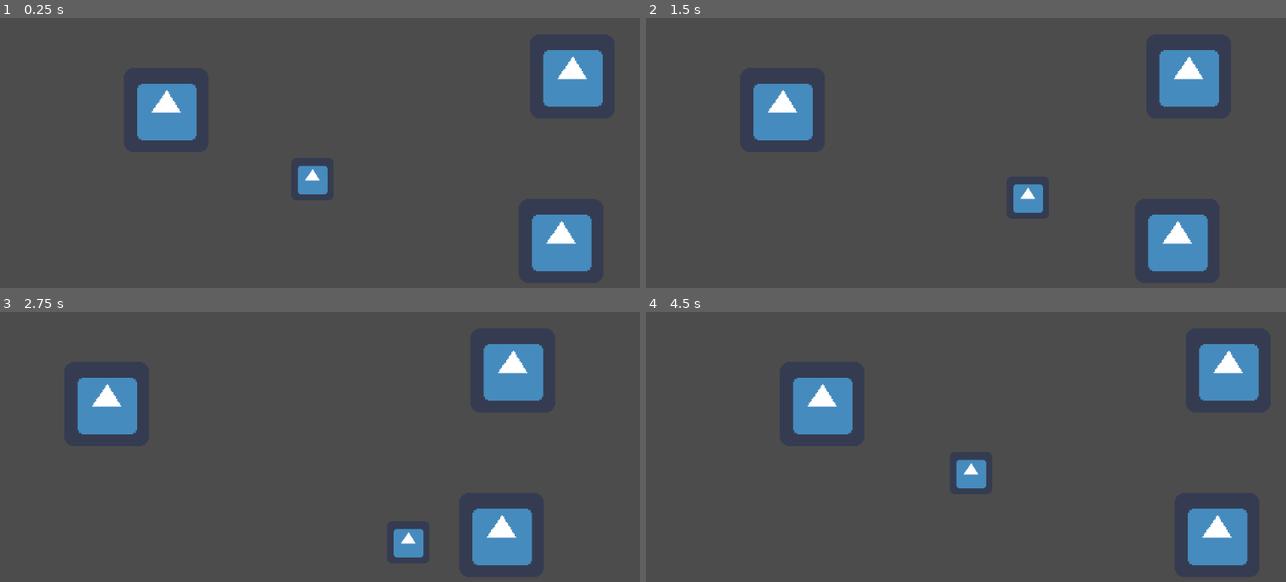
Above: before the commit, frames 1-4 (two rows, left to right).
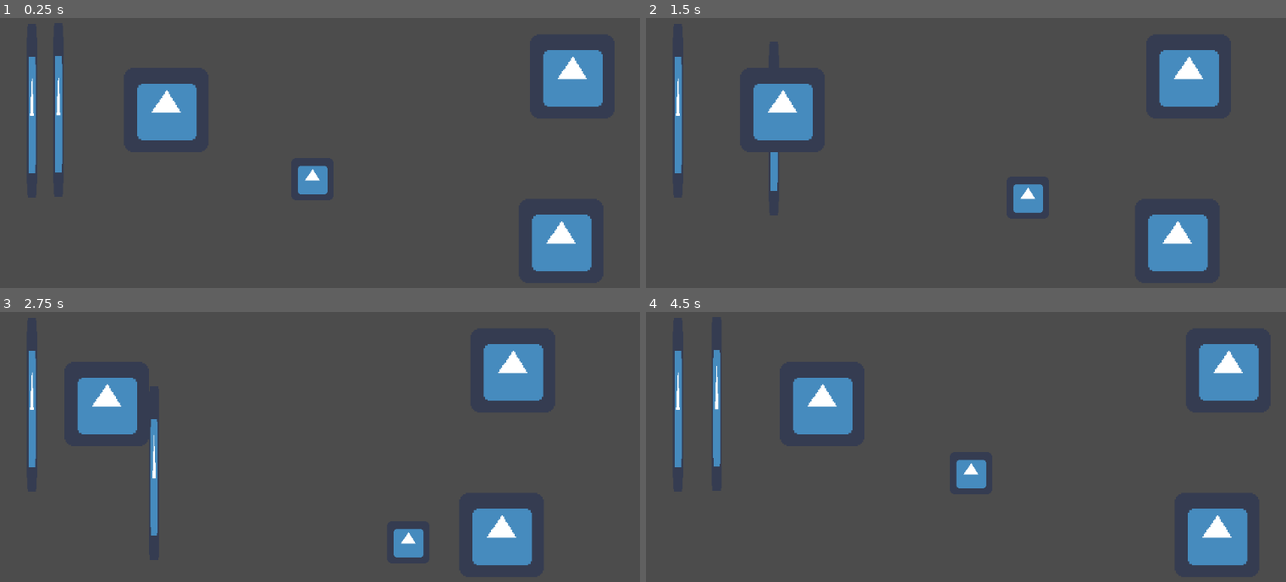
Above: after the commit, the same moments.

Repository: vitran96/test-godot
Game: Godot game, scene res://Main.tscn
The game is run twice, just before and just after one commit, with the same random seed, the same clock (stepped at 60 frames per second) and the same inputs. The engine's default icon, where the game draws it, is replaced by a stand-in: a white triangle on a blue panel in a dark square.
Inputs:
- Up to frame 1 (0.25 s): no input
- Up to frame 2 (1.5 s): hold Right (ui_right) 0.53-1.28 s; hold Down (ui_down) from 1.28 s (still down)
- Up to frame 3 (2.75 s): release Down (ui_down) at 2.03 s; hold Right (ui_right) from 2.03 s (still down)
- Up to frame 4 (4.5 s): release Right (ui_right) at 2.78 s; hold Up (ui_up) 2.78-3.53 s; hold Left (ui_left) from 3.53 s (still down)

The runs differ from the first frame. In frame 1, 1.0% of the frame differs, in the area x 4-10%, y 14-58%; in frame 2, 0.7%; in frame 3, 1.0%; in frame 4, 1.0%.

Commit message:
update test

Diff:
--- /dev/null
+++ b/test1/Area2D.gd
@@ -0,0 +1,36 @@
+extends Area2D
+
+
+# Declare member variables here. Examples:
+# var a = 2
+# var b = "text"
+
+
+# Called when the node enters the scene tree for the first time.
+func _ready():
+    pass # Replace with function body.
+
+
+# Called every frame. 'delta' is the elapsed time since the previous frame.
+#func _process(delta):
+#    pass
+
+
+func _on_Area2D_body_entered(body):
+    print(name + " " + body.name)
+    pass # Replace with function body.
+
+
+func _on_Area2D_body_exited(body):
+    print(name + " " + body.name)
+    pass # Replace with function body.
+
+
+func _on_Area2D_area_entered(area):
+    print(name + " " + area.name)
+    pass # Replace with function body.
+
+
+func _on_Area2D3_area_entered(area):
+    print(name + " " + area.name)
+    pass # Replace with function body.
--- /dev/null
+++ b/test1/Area2D3.gd
@@ -0,0 +1,22 @@
+extends Area2D
+
+
+# Declare member variables here. Examples:
+# var a = 2
+# var b = "text"
+
+
+# Called when the node enters the scene tree for the first time.
+func _ready():
+    connect("body_entered", self, "_on_Area2D3_body_entered")
+    pass # Replace with function body.
+
+
+# Called every frame. 'delta' is the elapsed time since the previous frame.
+#func _process(delta):
+#    pass
+
+
+func _on_Area2D3_body_entered(body):
+    print(name + " " + body.name)
+    pass # Replace with function body.
--- /dev/null
+++ b/test1/KinematicBody2D.gd
@@ -0,0 +1,25 @@
+extends KinematicBody2D
+
+
+# Declare member variables here. Examples:
+# var a = 2
+# var b = "text"
+
+
+# Called when the node enters the scene tree for the first time.
+func _ready():
+    pass # Replace with function body.
+
+
+# Called every frame. 'delta' is the elapsed time since the previous frame.
+#func _process(delta):
+#    pass
+
+func _on_Area2D3_body_entered(body):
+    print(name + " " + body.name)
+    pass # Replace with function body.
+
+
+func _on_Area2D_body_entered(body):
+    print(name + " " + body.name)
+    pass # Replace with function body.
--- a/test1/Main.tscn
+++ b/test1/Main.tscn
@@ -1,14 +1,18 @@
-[gd_scene load_steps=7 format=2]
+[gd_scene load_steps=9 format=2]
 
 [ext_resource path="res://Player.gd" type="Script" id=1]
 [ext_resource path="res://Wall.tscn" type="PackedScene" id=2]
 [ext_resource path="res://icon.png" type="Texture" id=3]
+[ext_resource path="res://Area2D.gd" type="Script" id=4]
 
 [sub_resource type="RectangleShape2D" id=1]
 extents = Vector2( 30, 30 )
 
 [sub_resource type="RectangleShape2D" id=2]
 extents = Vector2( 33, 33 )
+
+[sub_resource type="RectangleShape2D" id=5]
+extents = Vector2( 8, 135 )
 
 [sub_resource type="RectangleShape2D" id=3]
 extents = Vector2( 10.75, 131.5 )
@@ -18,27 +22,47 @@
 [node name="Camera2D" type="Camera2D" parent="."]
 current = true
 
-[node name="Player" type="Node2D" parent="."]
-
-[node name="Player" type="KinematicBody2D" parent="Player"]
+[node name="Player2" type="KinematicBody2D" parent="."]
 script = ExtResource( 1 )
 
-[node name="CollisionShape2D" type="CollisionShape2D" parent="Player/Player"]
+[node name="CollisionShape2D" type="CollisionShape2D" parent="Player2"]
 shape = SubResource( 1 )
 
-[node name="Sprite" type="Sprite" parent="Player/Player"]
+[node name="Sprite" type="Sprite" parent="Player2"]
 texture = ExtResource( 3 )
 
-[node name="Area2D" type="Area2D" parent="Player/Player"]
+[node name="Area2D1" type="Area2D" parent="Player2"]
 
-[node name="CollisionShape2D" type="CollisionShape2D" parent="Player/Player/Area2D"]
+[node name="CollisionShape2D" type="CollisionShape2D" parent="Player2/Area2D1"]
 shape = SubResource( 2 )
 
-[node name="Area2D2" type="Area2D" parent="Player/Player"]
+[node name="Area2D2" type="Area2D" parent="Player2"]
+position = Vector2( -384, -105 )
+script = ExtResource( 4 )
 
-[node name="CollisionShape2D" type="CollisionShape2D" parent="Player/Player/Area2D2"]
-position = Vector2( -185, -100 )
+[node name="CollisionShape2D" type="CollisionShape2D" parent="Player2/Area2D2"]
+shape = SubResource( 5 )
+
+[node name="Sprite" type="Sprite" parent="Player2/Area2D2"]
+scale = Vector2( 0.240001, 4.12 )
+texture = ExtResource( 3 )
+
+[node name="Resetter" type="Area2D" parent="Player2"]
+position = Vector2( -193.379, -113.74 )
+
+[node name="CollisionShape2D" type="CollisionShape2D" parent="Player2/Resetter"]
 shape = SubResource( 3 )
+
+[node name="Area2D3" type="Area2D" parent="."]
+position = Vector2( -424, -104 )
+script = ExtResource( 4 )
+
+[node name="CollisionShape2D" type="CollisionShape2D" parent="Area2D3"]
+shape = SubResource( 5 )
+
+[node name="Sprite" type="Sprite" parent="Area2D3"]
+scale = Vector2( 0.240001, 4.12 )
+texture = ExtResource( 3 )
 
 [node name="Wall1" parent="." instance=ExtResource( 2 )]
 position = Vector2( 318, -156 )
@@ -48,5 +72,7 @@
 
 [node name="Wall3" parent="." instance=ExtResource( 2 )]
 position = Vector2( -296, -105 )
-
-[connection signal="body_entered" from="Player/Player/Area2D2" to="Player/Player" method="_on_Area2D2_body_entered"]
+[connection signal="body_entered" from="Player2/Area2D2" to="Player2/Area2D2" method="_on_Area2D_body_entered"]
+[connection signal="body_entered" from="Player2/Resetter" to="Player2" method="_on_Area2D2_body_entered"]
+[connection signal="area_entered" from="Area2D3" to="Area2D3" method="_on_Area2D3_area_entered"]
+[connection signal="body_entered" from="Area2D3" to="Area2D3" method="_on_Area2D_body_entered"]
--- a/test1/Player.gd
+++ b/test1/Player.gd
@@ -5,26 +5,26 @@
 
 # Called when the node enters the scene tree for the first time.
 func _ready():
-	pass # Replace with function body.
+    pass # Replace with function body.
 
 func _physics_process(delta):
-	if Input.is_action_pressed("ui_up"):
-		motion.y = -SPEED
-	elif Input.is_action_pressed("ui_down"):
-		motion.y = SPEED
-	else:
-		motion.y = 0
+    if Input.is_action_pressed("ui_up"):
+        motion.y = -SPEED
+    elif Input.is_action_pressed("ui_down"):
+        motion.y = SPEED
+    else:
+        motion.y = 0
 
-	if Input.is_action_pressed("ui_left"):
-		motion.x = -SPEED
-	elif Input.is_action_pressed("ui_right"):
-		motion.x = SPEED
-	else:
-		motion.x = 0
+    if Input.is_action_pressed("ui_left"):
+        motion.x = -SPEED
+    elif Input.is_action_pressed("ui_right"):
+        motion.x = SPEED
+    else:
+        motion.x = 0
 
-	move_and_slide(motion)
+    move_and_slide(motion)
 
 
 
 func _on_Area2D2_body_entered(body):
-	print(body.name)
+    print(name + " " + body.name)
--- a/test1/Player.tscn
+++ b/test1/Player.tscn
@@ -9,18 +9,18 @@
 [sub_resource type="RectangleShape2D" id=2]
 extents = Vector2( 33, 33 )
 
-[node name="Node2D" type="Node2D"]
-
-[node name="Player" type="KinematicBody2D" parent="."]
+[node name="Player" type="KinematicBody2D"]
 script = ExtResource( 2 )
 
-[node name="CollisionShape2D" type="CollisionShape2D" parent="Player"]
+[node name="CollisionShape2D" type="CollisionShape2D" parent="."]
 shape = SubResource( 1 )
 
-[node name="Sprite" type="Sprite" parent="Player"]
+[node name="Sprite" type="Sprite" parent="."]
 texture = ExtResource( 1 )
 
-[node name="Area2D" type="Area2D" parent="Player"]
+[node name="Area2D" type="Area2D" parent="."]
 
-[node name="CollisionShape2D" type="CollisionShape2D" parent="Player/Area2D"]
+[node name="CollisionShape2D" type="CollisionShape2D" parent="Area2D"]
 shape = SubResource( 2 )
+
+[node name="Node2D" type="Node2D" parent="."]
--- /dev/null
+++ b/test1/Resetter.gd
@@ -0,0 +1,24 @@
+extends Area2D
+
+
+# Declare member variables here. Examples:
+# var a = 2
+# var b = "text"
+
+
+# Called when the node enters the scene tree for the first time.
+func _ready():
+    pass # Replace with function body.
+
+
+# Called every frame. 'delta' is the elapsed time since the previous frame.
+#func _process(delta):
+#    pass
+
+func _on_Area2D2_body_entered(body):
+    print(body.name)
+
+
+func _on_Resetter_body_entered(body):
+    print(body.name)
+    pass # Replace with function body.
--- a/test1/Wall.gd
+++ b/test1/Wall.gd
@@ -12,10 +12,10 @@
 const DISPLACEMENT := 100
 
 func _ready():
-	init = position
+    init = position
 
 func _physics_process(delta):
-	if position.x < init.x - DISPLACEMENT || position.x > init.x + DISPLACEMENT:
-		SPEED = -SPEED
+    if position.x < init.x - DISPLACEMENT || position.x > init.x + DISPLACEMENT:
+        SPEED = -SPEED
 
-	position.x += SPEED
+    position.x += SPEED
--- a/test1/Wall.tscn
+++ b/test1/Wall.tscn
@@ -9,20 +9,19 @@
 [sub_resource type="RectangleShape2D" id=2]
 extents = Vector2( 65, 65 )
 
-[node name="WallNode" type="Node2D"]
-
-[node name="Wall" type="StaticBody2D" parent="."]
+[node name="Wall" type="StaticBody2D"]
 script = ExtResource( 2 )
 
-[node name="CollisionShape2D" type="CollisionShape2D" parent="Wall"]
+[node name="CollisionShape2D" type="CollisionShape2D" parent="."]
 shape = SubResource( 1 )
 
-[node name="Sprite" type="Sprite" parent="Wall"]
+[node name="Sprite" type="Sprite" parent="."]
 scale = Vector2( 2, 2 )
 texture = ExtResource( 1 )
 
-[node name="Area2D" type="Area2D" parent="Wall"]
-visible = false
+[node name="Area2DWall" type="Area2D" parent="."]
 
-[node name="CollisionShape2D" type="CollisionShape2D" parent="Wall/Area2D"]
+[node name="CollisionShape2D" type="CollisionShape2D" parent="Area2DWall"]
 shape = SubResource( 2 )
+
+[node name="WallNode" type="Node2D" parent="."]
--- a/test1/project.godot
+++ b/test1/project.godot
@@ -7,6 +7,11 @@
 ;   param=value ; assign values to parameters
 
 config_version=4
+
+_global_script_classes=[  ]
+_global_script_class_icons={
+
+}
 
 [application]
 
Not shown, changed: test1/icon.png.import
